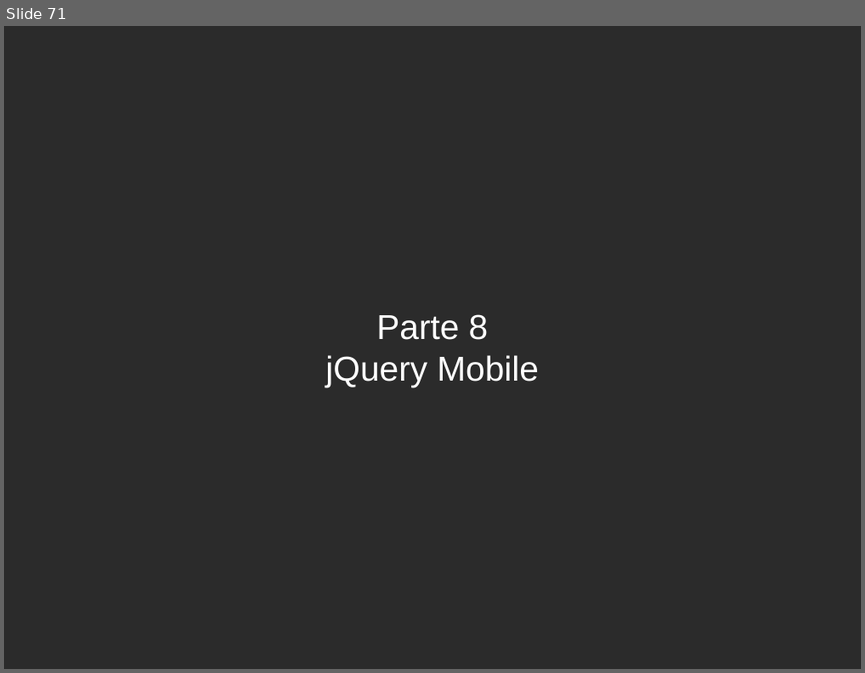
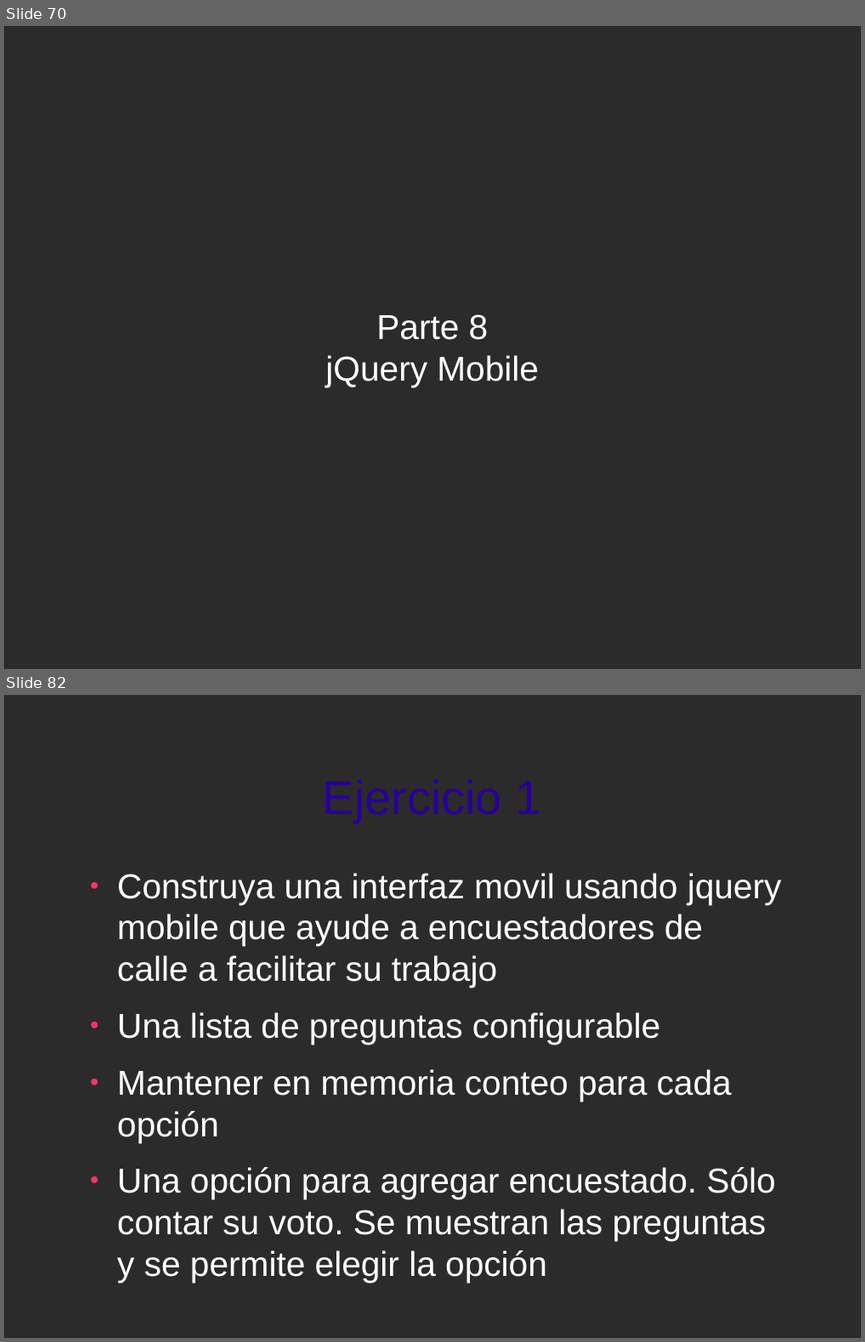
Before and after one commit to jorgeu/curso-jquery, a slide deck: curso-jquery.odp. Shown one above the other, each under a label of ours: slide 71 before the commit, slides 70 and 82 after it; the slides between them are not shown. The pictures are 865x673 and 865x1342 pixels, drawn with LibreOffice and Linux fonts; fonts in the diff are those of the drawing; background and template pictures are left out; a plain dark background stands for a picture behind light text. Boxes give left, top, right and bottom in pixels: in the first picture for what was removed or moved away, otherwise in the second. Text is boxed around its words. In the diff, an @@ line names an element or a change of style, - is before the commit and + after.

Commit message:
completado jquery mobile

```diff
--- a/curso-jquery.odp
+++ b/curso-jquery.odp
@@ slide 82 added at box(4, 695, 861, 1338), background picture (left out) @@
@@ title added at box(323, 779, 541, 823), 44 pt, text #280099 @@
+Ejercicio 1
@@ text added at box(117, 873, 782, 1282), 32 pt, text #FFFFFF @@
+● Construya una interfaz movil usando jquery mobile que ayude a encuestadores de calle a facilitar su trabajo
+● Una lista de preguntas configurable
+● Mantener en memoria conteo para cada opción
+● Una opción para agregar encuestado. Sólo contar su voto. Se muestran las preguntas y se permite elegir la opción
@@ what was slide 71 is now slide 70 @@
```
Also in this commit, not shown: 13 other slides added, 1 slide removed, 2 other files.
